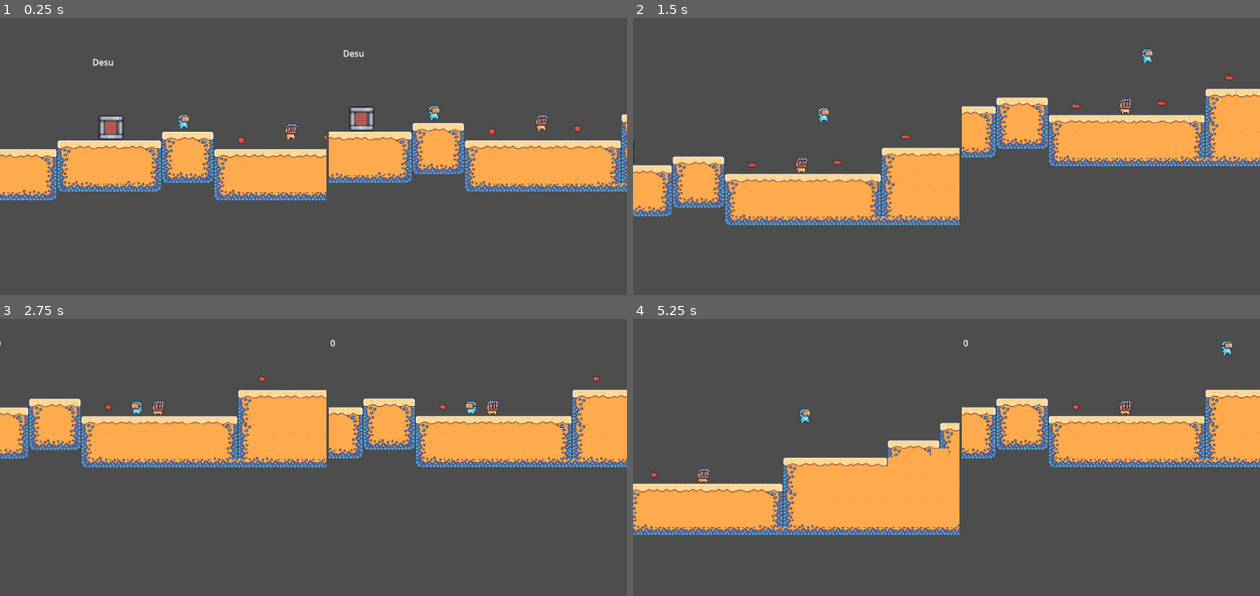
Above: before the commit, frames 1-4 (two rows, left to right).
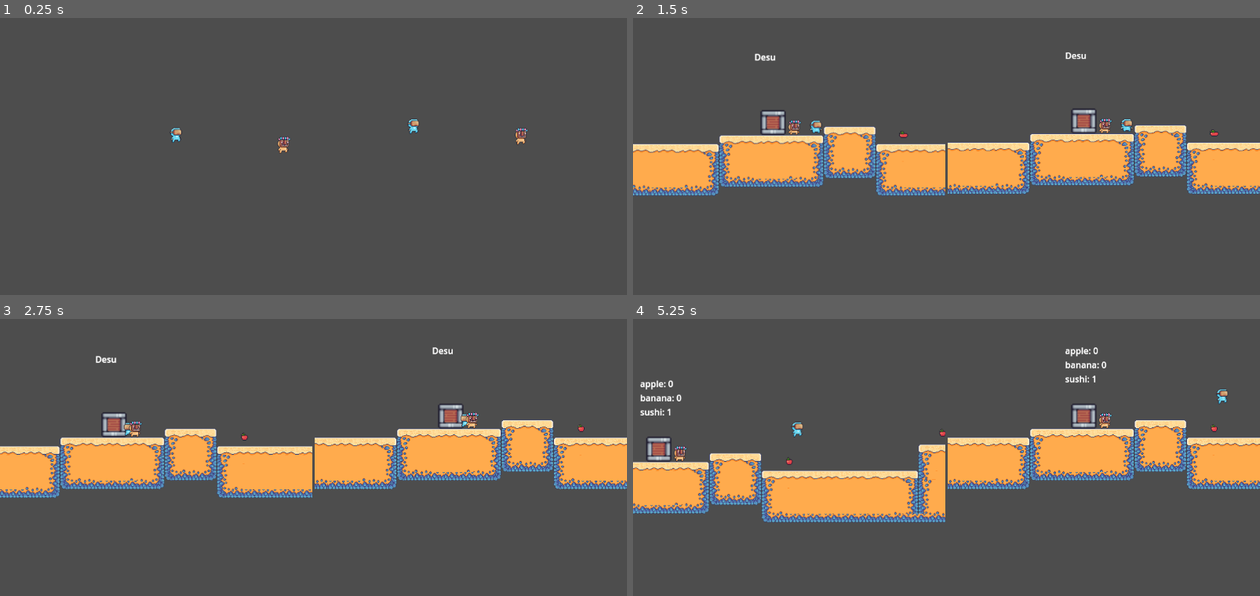
Above: after the commit, the same moments.

Repository: lakeside-tsa/pacific-potluck
Game: Godot game, scene res://scenes/splitscreen.tscn
The game is run twice, just before and just after one commit, with the same random seed, the same clock (stepped at 60 frames per second) and the same inputs.
Inputs:
- Up to frame 1 (0.25 s): no input
- Up to frame 2 (1.5 s): hold D (p1_right) from 0.53 s (still down); tap W (p1_up) at 0.77 s
- Up to frame 3 (2.75 s): tap W (p1_up) at 1.52 s; release D (p1_right) at 2.03 s; hold A (p1_left) from 2.03 s (still down)
- Up to frame 4 (5.25 s): release A (p1_left) at 2.78 s; hold D (p1_right) 2.78-4.28 s; tap W (p1_up) at 3.02, 3.77, 4.52 s; hold A (p1_left) 4.28-5.03 s; hold D (p1_right) from 5.03 s (still down)

The runs differ from the first frame. In frame 1, 20% of the frame differs, in the area x 0-100%, y 11-67%; in frame 2, 27%, in the area x 0-100%, y 11-75%; in frame 3, 26%; in frame 4, 23%.

Commit message:
fix: splitscreen wip

Diff:
--- a/pacific-duck/scenes/level_1.tscn
+++ b/pacific-duck/scenes/level_1.tscn
@@ -406,39 +406,40 @@
 script = ExtResource("1_sy0kq")
 
 [node name="IngCounter" type="Label" parent="IngredientManager"]
-offset_left = -31.0
-offset_top = -59.0
-offset_right = 262.0
-offset_bottom = -29.0
+offset_left = 261.0
+offset_top = 374.0
+offset_right = 554.0
+offset_bottom = 404.0
 text = "Desu"
 
 [node name="Ingredients" type="Node" parent="."]
 
 [node name="Apple_ing1" parent="Ingredients" instance=ExtResource("3_ahxml")]
-position = Vector2(525, 45)
+position = Vector2(817, 478)
 
 [node name="Apple_ing3" parent="Ingredients" instance=ExtResource("3_ahxml")]
-position = Vector2(400, 92)
+position = Vector2(692, 525)
 ingredient_number = 2
 
 [node name="Apple_ing2" parent="Ingredients" instance=ExtResource("3_ahxml")]
-position = Vector2(243, 97)
+position = Vector2(535, 530)
 ingredient_number = 1
 
 [node name="CauldronManager" type="Node" parent="."]
 script = ExtResource("7_bs8qq")
 
 [node name="Cauldron" parent="." instance=ExtResource("8_hr6tt")]
-position = Vector2(-190, -38)
+position = Vector2(102, 395)
 scale = Vector2(0.4, 0.4)
 collision_layer = 2
 
 [node name="TileMapLayer" type="TileMapLayer" parent="."]
+position = Vector2(292, 433)
 tile_map_data = PackedByteArray("AADu/wcAAAAAAAAAAADu/wgAAAAAAAEAAADu/wkAAAAAAAIAAADu/woAAAAAAAMAAADu/wsAAAAAAAQAAADu/w …(8560 unchanged characters)…
 tile_set = SubResource("TileSet_1odip")
 
 [node name="Boundaries" type="StaticBody2D" parent="."]
-position = Vector2(-31, -32)
+position = Vector2(261, 401)
 
 [node name="CollisionShape2D2" type="CollisionShape2D" parent="Boundaries"]
 position = Vector2(572, 29)
--- a/pacific-duck/scenes/splitscreen.tscn
+++ b/pacific-duck/scenes/splitscreen.tscn
@@ -10,41 +10,41 @@
 [node name="Splitscreen" type="Node2D"]
 script = ExtResource("1_e0shh")
 
-[node name="GridContainer" type="GridContainer" parent="."]
-offset_right = 1200.0
-offset_bottom = 600.0
+[node name="HBoxContainer" type="HBoxContainer" parent="."]
+anchors_preset = 15
+anchor_right = 1.0
+anchor_bottom = 1.0
+offset_right = 1152.0
+offset_bottom = 648.0
+grow_horizontal = 2
+grow_vertical = 2
+
+[node name="SubViewportContainer1" type="SubViewportContainer" parent="HBoxContainer"]
+layout_mode = 2
 size_flags_horizontal = 3
 size_flags_vertical = 3
-columns = 2
 
-[node name="SubViewportContainer1" type="SubViewportContainer" parent="GridContainer"]
-custom_minimum_size = Vector2(300, 300)
-layout_mode = 2
-size_flags_horizontal = 6
-size_flags_vertical = 6
-
-[node name="SubViewport" type="SubViewport" parent="GridContainer/SubViewportContainer1"]
+[node name="SubViewport" type="SubViewport" parent="HBoxContainer/SubViewportContainer1"]
 handle_input_locally = false
-size = Vector2i(600, 600)
+size = Vector2i(2, 2)
 render_target_update_mode = 4
 
-[node name="Camera1" type="Camera2D" parent="GridContainer/SubViewportContainer1/SubViewport"]
+[node name="Camera1" type="Camera2D" parent="HBoxContainer/SubViewportContainer1/SubViewport"]
 limit_smoothed = true
 position_smoothing_enabled = true
 script = ExtResource("1_ol4fa")
 
-[node name="SubViewportContainer2" type="SubViewportContainer" parent="GridContainer"]
-custom_minimum_size = Vector2(300, 300)
+[node name="SubViewportContainer2" type="SubViewportContainer" parent="HBoxContainer"]
 layout_mode = 2
-size_flags_horizontal = 6
-size_flags_vertical = 6
+size_flags_horizontal = 3
+size_flags_vertical = 3
 
-[node name="SubViewport" type="SubViewport" parent="GridContainer/SubViewportContainer2"]
+[node name="SubViewport" type="SubViewport" parent="HBoxContainer/SubViewportContainer2"]
 handle_input_locally = false
-size = Vector2i(600, 600)
+size = Vector2i(2, 2)
 render_target_update_mode = 4
 
-[node name="Camera2" type="Camera2D" parent="GridContainer/SubViewportContainer2/SubViewport"]
+[node name="Camera2" type="Camera2D" parent="HBoxContainer/SubViewportContainer2/SubViewport"]
 limit_smoothed = true
 position_smoothing_enabled = true
 script = ExtResource("4_1x333")
--- a/pacific-duck/scripts/splitscreen.gd
+++ b/pacific-duck/scripts/splitscreen.gd
@@ -7,30 +7,38 @@
 var player2: Node
 
 func _ready():
-	var viewport1 = $GridContainer/SubViewportContainer1/SubViewport
-	var viewport2 = $GridContainer/SubViewportContainer2/SubViewport
+	var viewport1 = $HBoxContainer/SubViewportContainer1/SubViewport
+	var viewport2 = $HBoxContainer/SubViewportContainer2/SubViewport
 
 	viewport2.world_2d = viewport1.world_2d
 
-   # Instance and add GameManager
+	# Adjust viewport sizes
+	get_tree().root.connect("size_changed", Callable(self, "_on_window_resized"))
+	_on_window_resized()
+
 	var game_manager = preload("res://scenes/game_manager.tscn").instantiate()
 	add_child(game_manager)
 
 	game_manager.connect("level_loaded", Callable(self, "_on_level_loaded"))
 	game_manager.load_level(1)
+	print("Viewport1 size: ", $HBoxContainer/SubViewportContainer1/SubViewport.size)
+	print("Viewport2 size: ", $HBoxContainer/SubViewportContainer2/SubViewport.size)
 	print("ready done")
 
 func _on_level_loaded(level: Node, spawn_point1: Vector2, spawn_point2: Vector2):
-	var viewport1 = $GridContainer/SubViewportContainer1/SubViewport
-	var viewport2 = $GridContainer/SubViewportContainer2/SubViewport
+	var viewport1 = $HBoxContainer/SubViewportContainer1/SubViewport
+	var viewport2 = $HBoxContainer/SubViewportContainer2/SubViewport
+	print("on_level_loaded started")
+
 
 	# Remove previous level if exists
 	if current_level:
 		current_level.queue_free()
 
-	# Add new level to viewport1
 	current_level = level
 	viewport1.add_child(current_level)
+	var level_clone = current_level.duplicate()
+	viewport2.add_child(level_clone)
 
 	# Instance and add players
 	player1 = preload("res://scenes/oscar.tscn").instantiate()
@@ -47,3 +55,11 @@
 	viewport2.get_node("Camera2").target = player2
 
 	print("on_level_loaded done")
+
+func _on_window_resized():
+	var window_size = get_viewport().size
+	var viewport1 = $HBoxContainer/SubViewportContainer1/SubViewport
+	var viewport2 = $HBoxContainer/SubViewportContainer2/SubViewport
+	viewport1.size = Vector2(window_size.x / 2, window_size.y)
+	viewport2.size = Vector2(window_size.x / 2, window_size.y)
+	print("Viewport sizes updated: ", viewport1.size)
